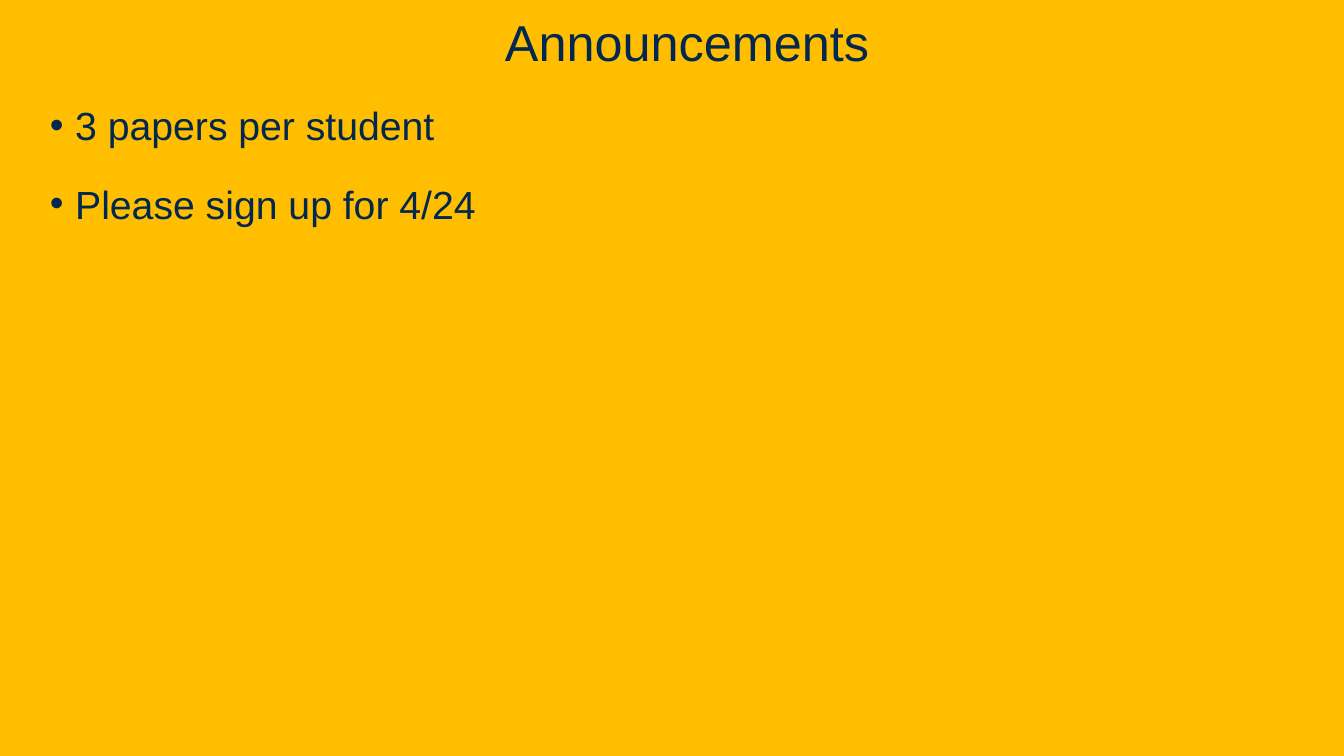
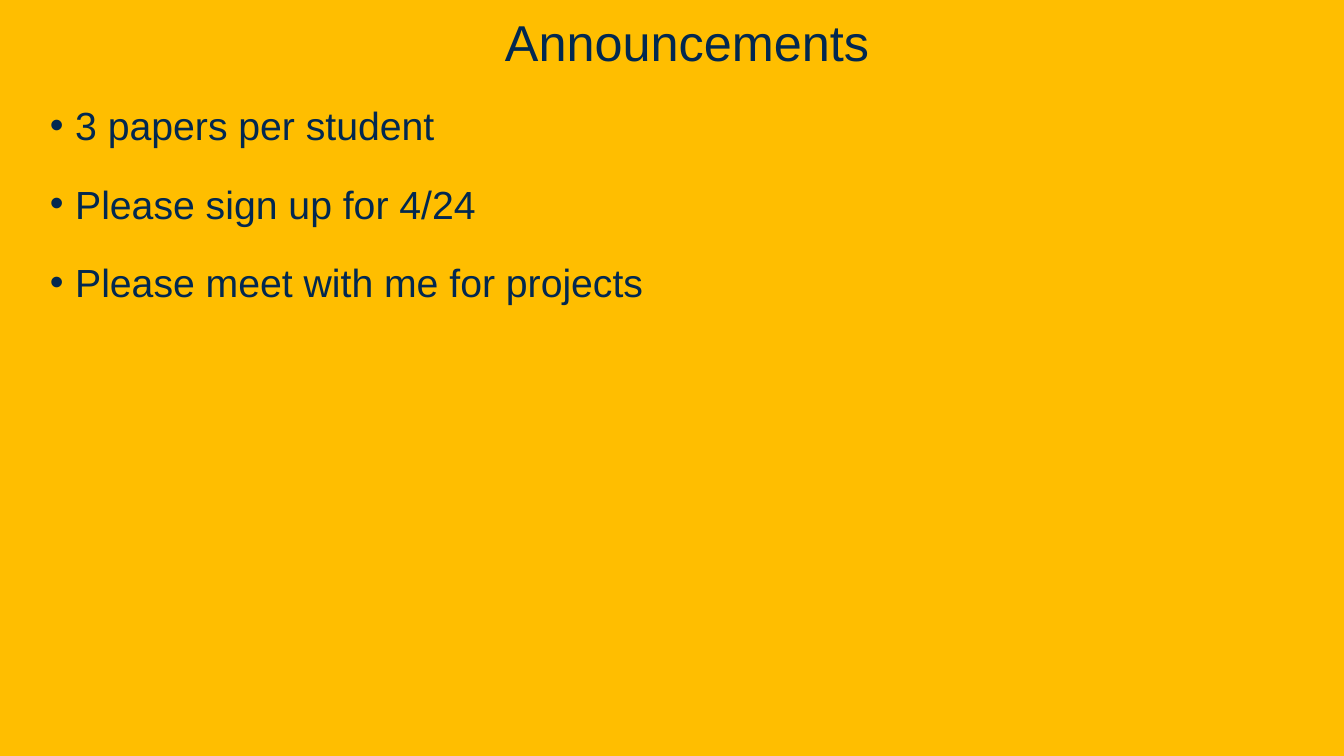
Before and after one commit to davsec-teaching/ECS289C-Spring2025, a slide deck: slide 48 of slides/3_data_flow_analysis.pptx. Drawn at 1344x756 pixels with LibreOffice and Linux fonts; fonts in the diff are those of the drawing; background and template pictures are left out. Boxes give left, top, right and bottom in pixels: in the first picture for what was removed or moved away, otherwise in the second. Text is boxed around its words. In the diff, an @@ line names an element or a change of style, - is before the commit and + after.

```diff
--- a/slides/3_data_flow_analysis.pptx
+++ b/slides/3_data_flow_analysis.pptx
@@ text at (75, 268, 643, 305): paragraph added @@
+• Please meet with me for projects
```
Also in this commit, not shown: 5 other slides changed, 1 slide removed, 1 other file.
